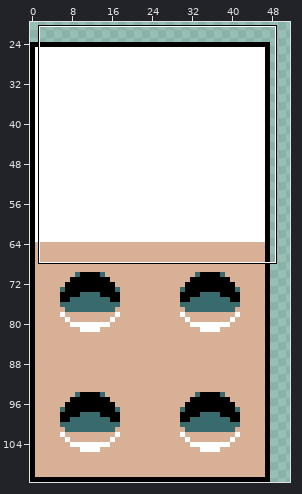
Pixel-art file, stored at game/assets/source/effect-dice.aseprite. Above: a wide view before the commit, with the close-up outlined.
Close-up. Earlier state:
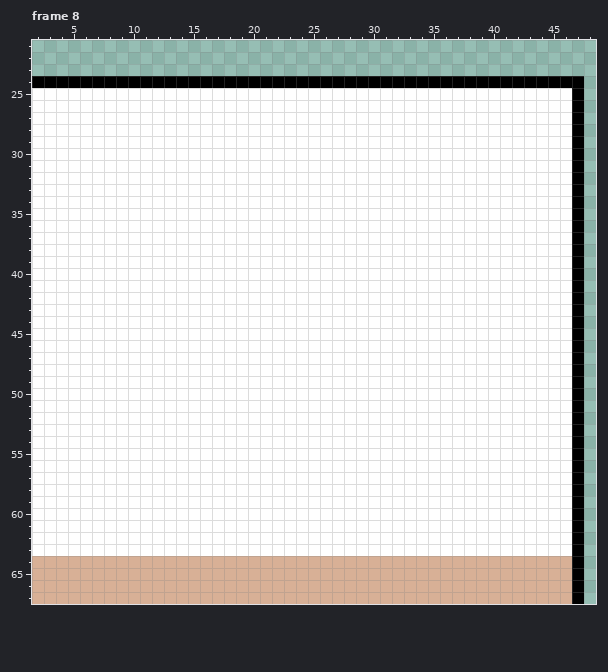
96x112 pixels, 8 frames. Shown: frame 8: x 2..48, y 21..67. The wide view leaves out empty margins. The commit also changed other frames or places, which this record leaves out.
Now the later version:
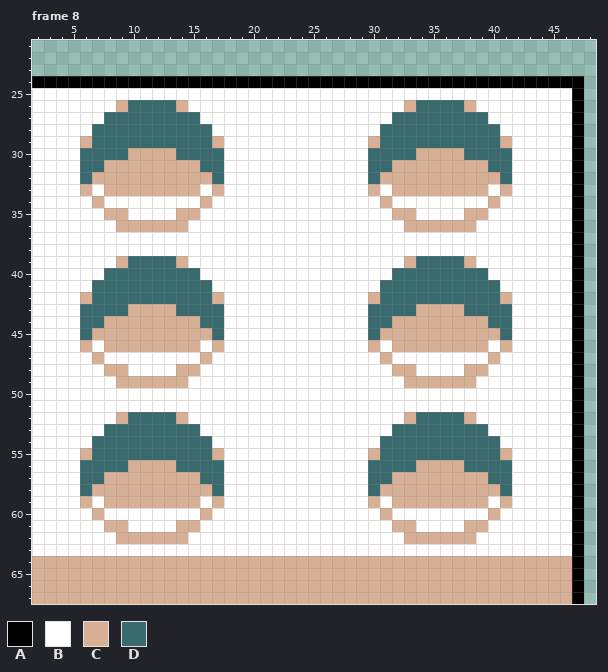
Palette (. is transparent): A #000000  B #ffffff  C #d8b096  D #386a6e
Edits made:
--- frame 8, layer "Layer 3 #2"
@@ x 2..48 @@
 25 BBBBBBBBBBBBBBBBBBBBBBBBBBBBBBBBBBBBBBBBBBBBBA.
-26 BBBBBBBBBBBBBBBBBBBBBBBBBBBBBBBBBBBBBBBBBBBBBA.
-27 BBBBBBBBBBBBBBBBBBBBBBBBBBBBBBBBBBBBBBBBBBBBBA.
-28 BBBBBBBBBBBBBBBBBBBBBBBBBBBBBBBBBBBBBBBBBBBBBA.
-29 BBBBBBBBBBBBBBBBBBBBBBBBBBBBBBBBBBBBBBBBBBBBBA.
-30 BBBBBBBBBBBBBBBBBBBBBBBBBBBBBBBBBBBBBBBBBBBBBA.
-31 BBBBBBBBBBBBBBBBBBBBBBBBBBBBBBBBBBBBBBBBBBBBBA.
-32 BBBBBBBBBBBBBBBBBBBBBBBBBBBBBBBBBBBBBBBBBBBBBA.
-33 BBBBBBBBBBBBBBBBBBBBBBBBBBBBBBBBBBBBBBBBBBBBBA.
-34 BBBBBBBBBBBBBBBBBBBBBBBBBBBBBBBBBBBBBBBBBBBBBA.
-35 BBBBBBBBBBBBBBBBBBBBBBBBBBBBBBBBBBBBBBBBBBBBBA.
-36 BBBBBBBBBBBBBBBBBBBBBBBBBBBBBBBBBBBBBBBBBBBBBA.
+26 BBBBBBBCDDDDCBBBBBBBBBBBBBBBBBBCDDDDCBBBBBBBBA.
+27 BBBBBBDDDDDDDDBBBBBBBBBBBBBBBBDDDDDDDDBBBBBBBA.
+28 BBBBBDDDDDDDDDDBBBBBBBBBBBBBBDDDDDDDDDDBBBBBBA.
+29 BBBBCDDDDDDDDDDCBBBBBBBBBBBBCDDDDDDDDDDCBBBBBA.
+30 BBBBDDDDCCCCDDDDBBBBBBBBBBBBDDDDCCCCDDDDBBBBBA.
+31 BBBBDDCCCCCCCCDDBBBBBBBBBBBBDDCCCCCCCCDDBBBBBA.
+32 BBBBDCCCCCCCCCCDBBBBBBBBBBBBDCCCCCCCCCCDBBBBBA.
+33 BBBBCBCCCCCCCCBCBBBBBBBBBBBBCBCCCCCCCCBCBBBBBA.
+34 BBBBBCBBBBBBBBCBBBBBBBBBBBBBBCBBBBBBBBCBBBBBBA.
+35 BBBBBBCCBBBBCCBBBBBBBBBBBBBBBBCCBBBBCCBBBBBBBA.
+36 BBBBBBBCCCCCCBBBBBBBBBBBBBBBBBBCCCCCCBBBBBBBBA.
 37 BBBBBBBBBBBBBBBBBBBBBBBBBBBBBBBBBBBBBBBBBBBBBA.
 38 BBBBBBBBBBBBBBBBBBBBBBBBBBBBBBBBBBBBBBBBBBBBBA.
-39 BBBBBBBBBBBBBBBBBBBBBBBBBBBBBBBBBBBBBBBBBBBBBA.
-40 BBBBBBBBBBBBBBBBBBBBBBBBBBBBBBBBBBBBBBBBBBBBBA.
-41 BBBBBBBBBBBBBBBBBBBBBBBBBBBBBBBBBBBBBBBBBBBBBA.
-42 BBBBBBBBBBBBBBBBBBBBBBBBBBBBBBBBBBBBBBBBBBBBBA.
-43 BBBBBBBBBBBBBBBBBBBBBBBBBBBBBBBBBBBBBBBBBBBBBA.
-44 BBBBBBBBBBBBBBBBBBBBBBBBBBBBBBBBBBBBBBBBBBBBBA.
-45 BBBBBBBBBBBBBBBBBBBBBBBBBBBBBBBBBBBBBBBBBBBBBA.
-46 BBBBBBBBBBBBBBBBBBBBBBBBBBBBBBBBBBBBBBBBBBBBBA.
-47 BBBBBBBBBBBBBBBBBBBBBBBBBBBBBBBBBBBBBBBBBBBBBA.
-48 BBBBBBBBBBBBBBBBBBBBBBBBBBBBBBBBBBBBBBBBBBBBBA.
-49 BBBBBBBBBBBBBBBBBBBBBBBBBBBBBBBBBBBBBBBBBBBBBA.
+39 BBBBBBBCDDDDCBBBBBBBBBBBBBBBBBBCDDDDCBBBBBBBBA.
+40 BBBBBBDDDDDDDDBBBBBBBBBBBBBBBBDDDDDDDDBBBBBBBA.
+41 BBBBBDDDDDDDDDDBBBBBBBBBBBBBBDDDDDDDDDDBBBBBBA.
+42 BBBBCDDDDDDDDDDCBBBBBBBBBBBBCDDDDDDDDDDCBBBBBA.
+43 BBBBDDDDCCCCDDDDBBBBBBBBBBBBDDDDCCCCDDDDBBBBBA.
+44 BBBBDDCCCCCCCCDDBBBBBBBBBBBBDDCCCCCCCCDDBBBBBA.
+45 BBBBDCCCCCCCCCCDBBBBBBBBBBBBDCCCCCCCCCCDBBBBBA.
+46 BBBBCBCCCCCCCCBCBBBBBBBBBBBBCBCCCCCCCCBCBBBBBA.
+47 BBBBBCBBBBBBBBCBBBBBBBBBBBBBBCBBBBBBBBCBBBBBBA.
+48 BBBBBBCCBBBBCCBBBBBBBBBBBBBBBBCCBBBBCCBBBBBBBA.
+49 BBBBBBBCCCCCCBBBBBBBBBBBBBBBBBBCCCCCCBBBBBBBBA.
 50 BBBBBBBBBBBBBBBBBBBBBBBBBBBBBBBBBBBBBBBBBBBBBA.
 51 BBBBBBBBBBBBBBBBBBBBBBBBBBBBBBBBBBBBBBBBBBBBBA.
-52 BBBBBBBBBBBBBBBBBBBBBBBBBBBBBBBBBBBBBBBBBBBBBA.
-53 BBBBBBBBBBBBBBBBBBBBBBBBBBBBBBBBBBBBBBBBBBBBBA.
-54 BBBBBBBBBBBBBBBBBBBBBBBBBBBBBBBBBBBBBBBBBBBBBA.
-55 BBBBBBBBBBBBBBBBBBBBBBBBBBBBBBBBBBBBBBBBBBBBBA.
-56 BBBBBBBBBBBBBBBBBBBBBBBBBBBBBBBBBBBBBBBBBBBBBA.
-57 BBBBBBBBBBBBBBBBBBBBBBBBBBBBBBBBBBBBBBBBBBBBBA.
-58 BBBBBBBBBBBBBBBBBBBBBBBBBBBBBBBBBBBBBBBBBBBBBA.
-59 BBBBBBBBBBBBBBBBBBBBBBBBBBBBBBBBBBBBBBBBBBBBBA.
-60 BBBBBBBBBBBBBBBBBBBBBBBBBBBBBBBBBBBBBBBBBBBBBA.
-61 BBBBBBBBBBBBBBBBBBBBBBBBBBBBBBBBBBBBBBBBBBBBBA.
-62 BBBBBBBBBBBBBBBBBBBBBBBBBBBBBBBBBBBBBBBBBBBBBA.
+52 BBBBBBBCDDDDCBBBBBBBBBBBBBBBBBBCDDDDCBBBBBBBBA.
+53 BBBBBBDDDDDDDDBBBBBBBBBBBBBBBBDDDDDDDDBBBBBBBA.
+54 BBBBBDDDDDDDDDDBBBBBBBBBBBBBBDDDDDDDDDDBBBBBBA.
+55 BBBBCDDDDDDDDDDCBBBBBBBBBBBBCDDDDDDDDDDCBBBBBA.
+56 BBBBDDDDCCCCDDDDBBBBBBBBBBBBDDDDCCCCDDDDBBBBBA.
+57 BBBBDDCCCCCCCCDDBBBBBBBBBBBBDDCCCCCCCCDDBBBBBA.
+58 BBBBDCCCCCCCCCCDBBBBBBBBBBBBDCCCCCCCCCCDBBBBBA.
+59 BBBBCBCCCCCCCCBCBBBBBBBBBBBBCBCCCCCCCCBCBBBBBA.
+60 BBBBBCBBBBBBBBCBBBBBBBBBBBBBBCBBBBBBBBCBBBBBBA.
+61 BBBBBBCCBBBBCCBBBBBBBBBBBBBBBBCCBBBBCCBBBBBBBA.
+62 BBBBBBBCCCCCCBBBBBBBBBBBBBBBBBBCCCCCCBBBBBBBBA.
 63 BBBBBBBBBBBBBBBBBBBBBBBBBBBBBBBBBBBBBBBBBBBBBA.
Pixel boxes of the changes (left, top, right, bottom) in both close-ups:
changed: (80, 100, 224, 544)
changed: (368, 100, 512, 544)
